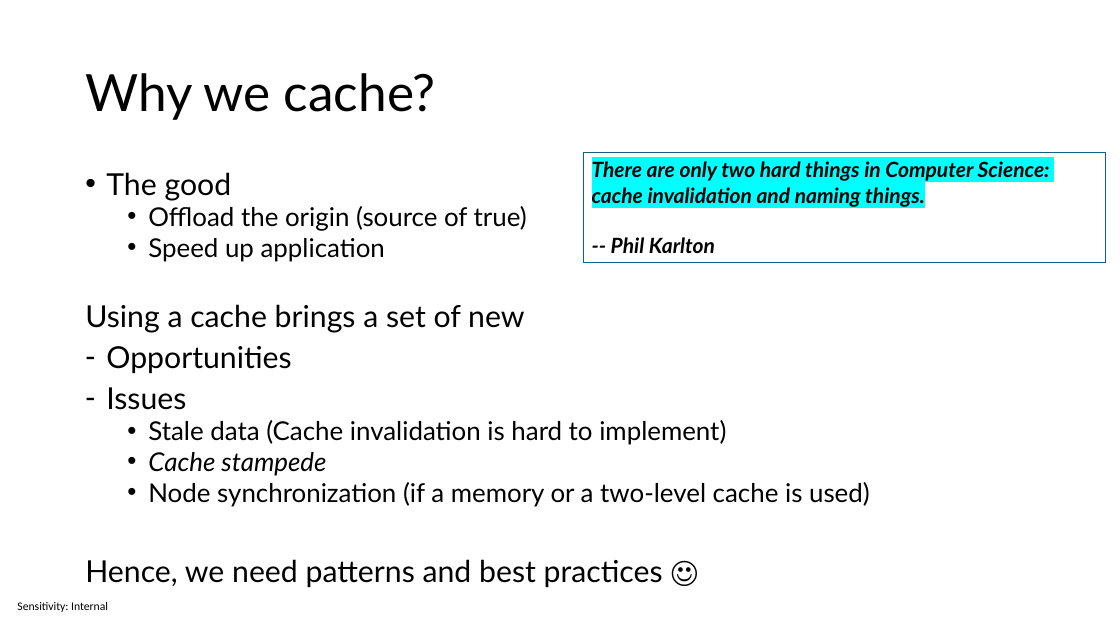
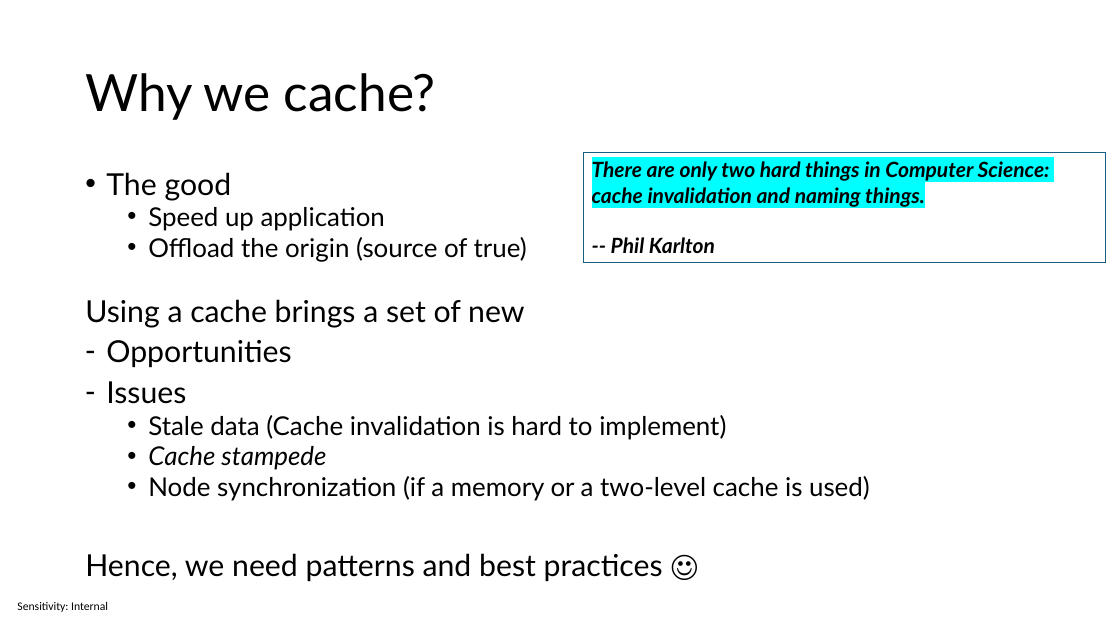
Before and after one commit to sabbadino/cache-like-a-pro-fusion-cache, a slide deck: slide 3 of cache-like-a-pro.pptx (slide 6 before the commit). Drawn at 1120x630 pixels with LibreOffice and Linux fonts; fonts in the diff are those of the drawing. Boxes give left, top, right and bottom in pixels: in the first picture for what was removed or moved away, otherwise in the second. Text is boxed around its words. In the diff, an @@ line names an element or a change of style, - is before the commit and + after.

```diff
--- a/cache-like-a-pro.pptx
+++ b/cache-like-a-pro.pptx
@@ text at [148, 207, 385, 231]: paragraph added @@
+  • Speed up application
@@ text at [148, 238, 385, 262]: paragraph removed @@
-  • Speed up application
```
Also in this commit, not shown: 3 other slides changed, 5 slides added.
